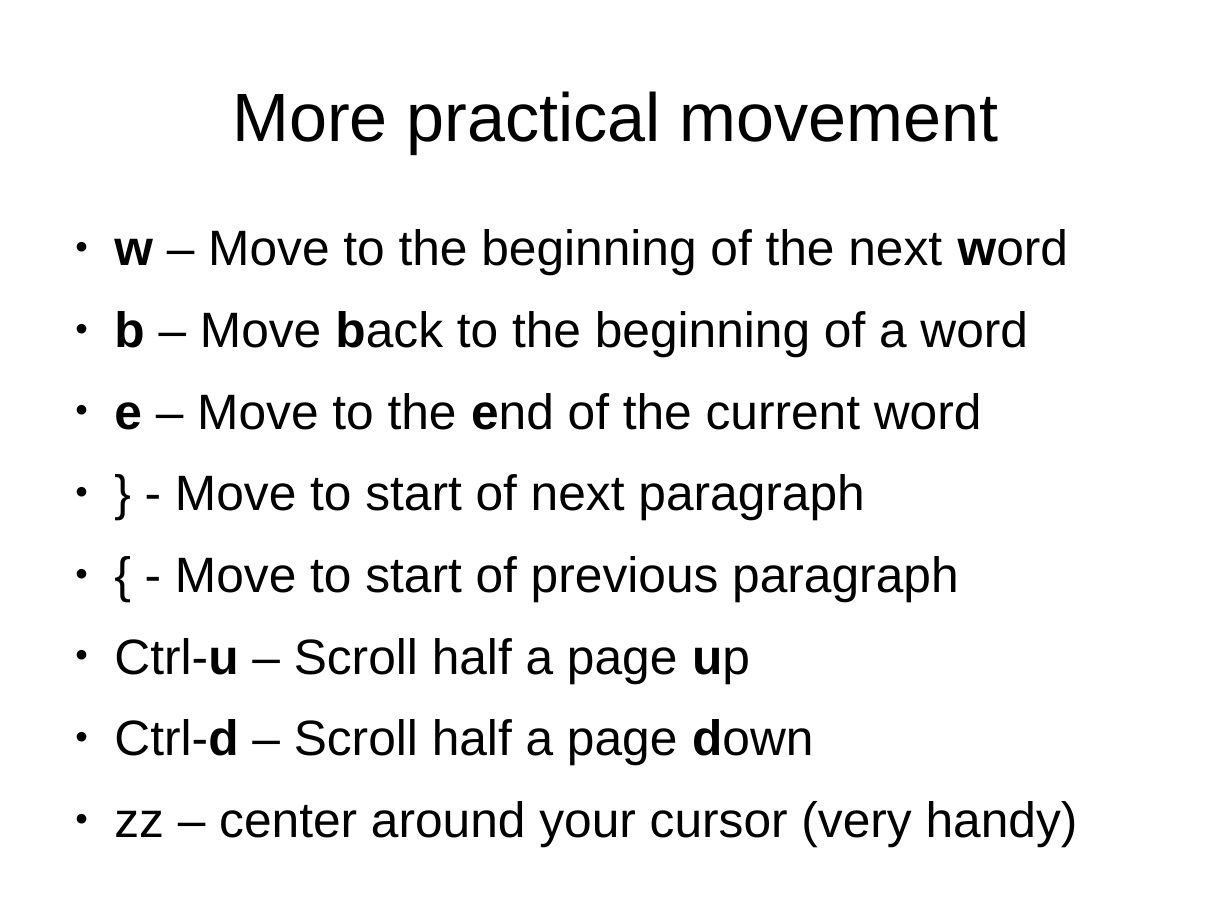
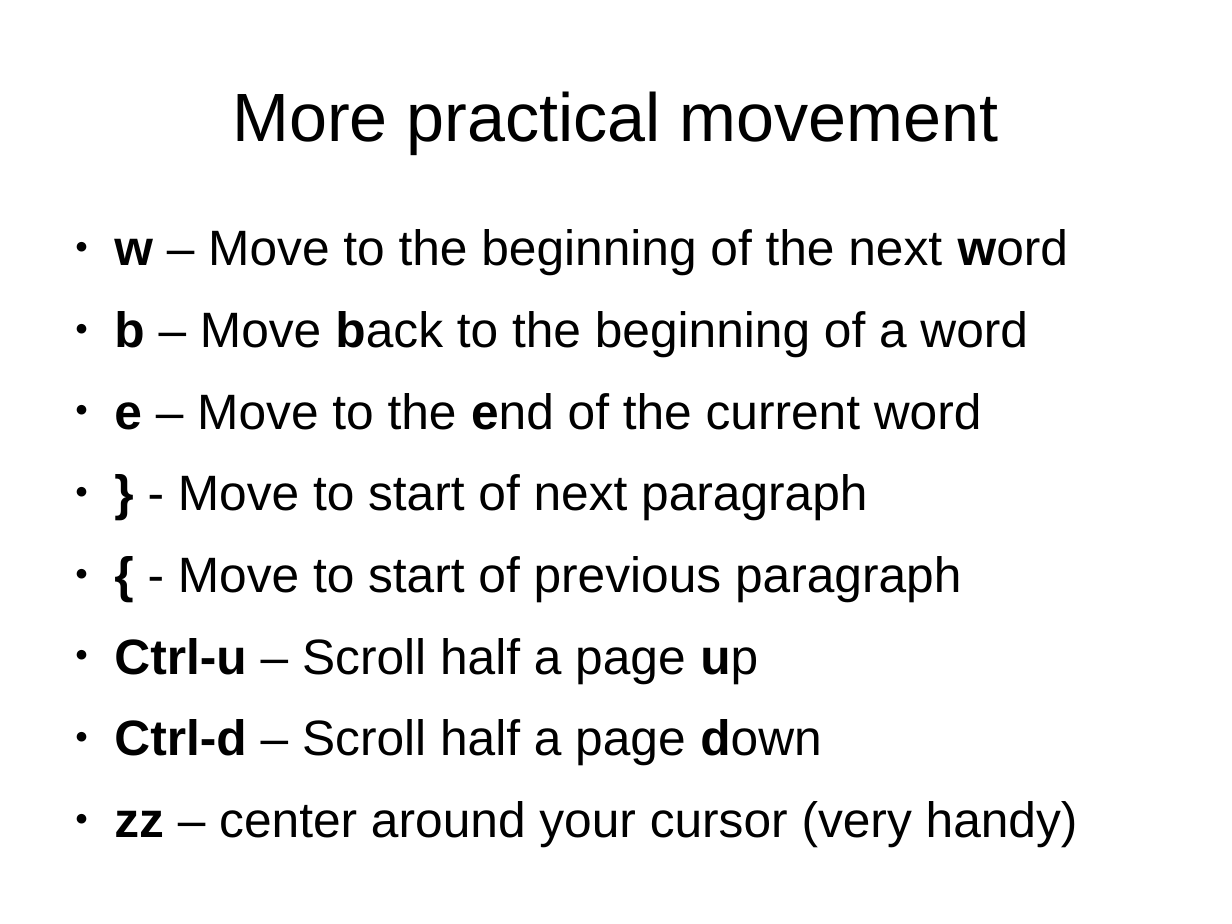
Before and after one commit to mikesligo/Vimtorial, a slide deck: slide 26 of Beginner pres.odp. Drawn at 1232x924 pixels with LibreOffice and Linux fonts; fonts in the diff are those of the drawing. Boxes give left, top, right and bottom in pixels: in the first picture for what was removed or moved away, otherwise in the second. Text is boxed around its words. In the diff, an @@ line names an element or a change of style, - is before the commit and + after.

```diff
--- a/Beginner pres.odp
+++ b/Beginner pres.odp
@@ text at <box>114,474,1078,846</box>: bold on in "}", "{", "Ctrl-u", "Ctrl-d" and 1 more places @@
```
Also in this commit, not shown: 20 other slides changed, 1 other file.
